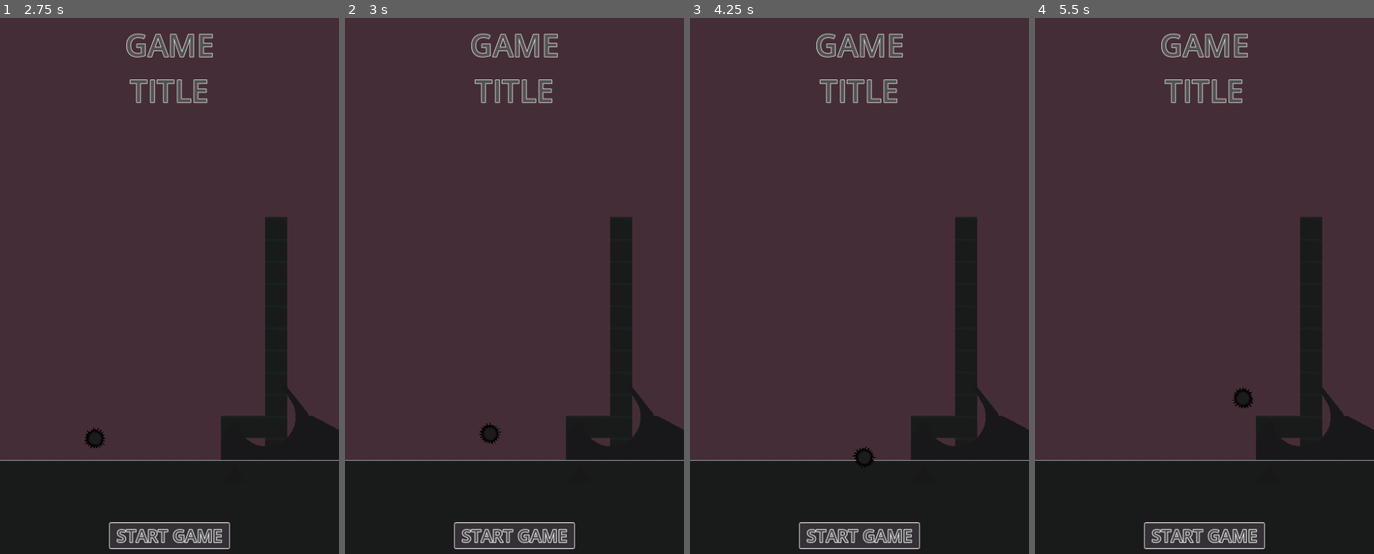
Above: before the commit, frames 1-4 (left to right).
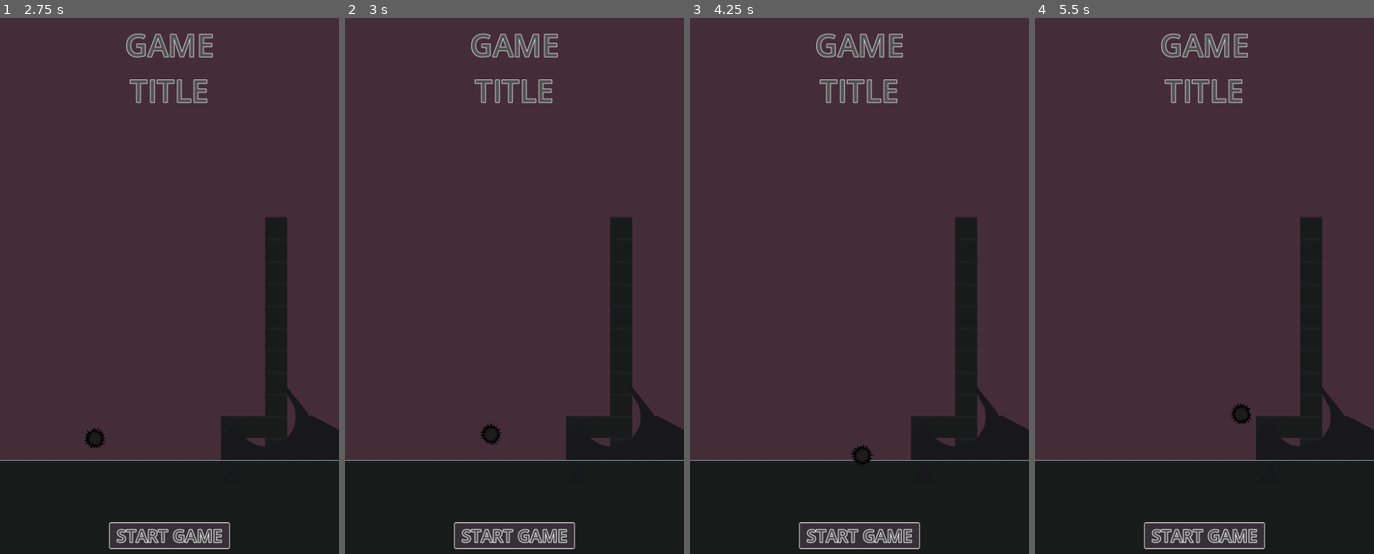
Above: after the commit, the same moments.

Repository: Arctia/42-GameJam
Game: Godot game, scene res://src/UI/title_screen.tscn
Same seed, same stepped clock (60 frames per second), same inputs: the game is played once before the commit and once after it.
Inputs:
- Up to frame 1 (2.75 s): click "START GAME" at 0.5 s; click "START GAME" at 1.25 s; tap Enter at 2 s; hold Right (move_right) from 2.03 s (still down); hold Down (duck) from 2.03 s (still down); tap Space (jump) at 2.27, 2.3, 2.57 s
- Up to frame 2 (3 s): keep holding Right (move_right); release Down (duck) at 2.78 s; tap Space (jump) at 2.85 s
- Up to frame 3 (4.25 s): tap Space (jump) at 3.02, 3.32, 3.8 s; tap Down (duck) at 3.05 s; release Right (move_right) at 3.53 s; hold A (move_left) from 3.53 s (still down); hold Down (duck) from 3.53 s (still down)
- Up to frame 4 (5.5 s): release A (move_left) at 4.28 s; release Down (duck) at 4.28 s; hold Right (move_right) from 4.28 s (still down); tap Down (duck) at 4.35 s; tap Space (jump) at 4.52, 4.82 s; hold Space (jump) from 5.03 s (still down)

Frame 1 is identical in both runs. In frame 2, less than 0.1% of the frame differs, in the area x 39-47%, y 75-80%; in frame 3, less than 0.1%; in frame 4, 0.3%, in the area x 57-65%, y 68-76%.

Commit message:
shape bugs fixes

Diff:
--- a/src/UI/title_screen.tscn
+++ b/src/UI/title_screen.tscn
@@ -27,7 +27,6 @@
 layer_0/tile_data = PackedInt32Array(1179661, 983040, 7, 1048588, 917504, 5, 1114124, 917504, 6, 1179660, 917504, 7, 12 …(323 unchanged characters)…
 
 [node name="ash" parent="Node2D" instance=ExtResource("4_pmvk2")]
-scale = Vector2(0.5, 0.5)
 ACC = 10.0
 MAX_SPEED = 300.0
 JUMP = -400.0
--- a/src/entities/ash.gd
+++ b/src/entities/ash.gd
@@ -14,7 +14,6 @@
 
 @onready var sprite = $Sprite2D
 @onready var collisionShape = $CollisionShape2D
-@onready var collapsedCShape = $CollapsedCollisionShape
 
 @export var ashes_full:float = 100000
 @export var ashes_amount:float = 100000
@@ -45,34 +44,40 @@
 
 
 func jumping(delta) -> void:
-	if not is_on_floor() and is_jumping and not is_on_wall(): velocity.y += gravity * delta
+	if not is_on_floor() and not is_on_wall_only(): velocity.y += gravity * delta
 	elif is_jumping and is_on_wall_only():
 		if velocity.y < 0:
 			velocity.y = 0.
 		velocity.y += gravity/10. * delta
 	else:
 		is_jumping = false
-		collisionShape.set_deferred("disabled", false)
+		collisionShape.set_deferred("scale", Vector2(1., 1.))
 
+	if is_on_wall_only():
+		is_jumping = false
 	if Input.is_action_pressed("jump") and not is_jumping and not is_ducking: #and self.ashes_amount > 0:
-		velocity.y += JUMP/JUMP_FORCE_STEPS
+		if is_on_wall_only():
+			velocity.x += JUMP
+			print(velocity)
+		else:
+			velocity.y += JUMP/JUMP_FORCE_STEPS
 		if abs(velocity.y) > abs(JUMP) - abs(JUMP/JUMP_FORCE_STEPS): is_jumping = true
 		if not collisionShape.disabled:
-			collisionShape.set_deferred("disabled", true)
+			collisionShape.set_deferred("scale", Vector2(0.5, 0.5))
 #		self.ashes_amount -= abs(JUMP) * delta
 #		consume_ashes.emit(self.ashes_amount)
 	elif Input.is_action_just_released("jump"): is_jumping = true
 	if is_jumping:
-		collisionShape.set_deferred("disabled", true)
+		collisionShape.set_deferred("scale", Vector2(0.5, 0.5))
 
 
 func ducking() -> void:
 	if Input.is_action_pressed("duck"):
-		collisionShape.set_deferred("disabled", true)
+		collisionShape.set_deferred("scale", Vector2(0.5, 0.5))
 		is_jumping = true
 	else:
 		if collisionShape.disabled and not is_jumping:
-			collisionShape.set_deferred("disabled", false)
+			collisionShape.set_deferred("scale", Vector2(1., 1.))
 	is_ducking = collisionShape.disabled
 
 
--- a/src/entities/ash.tscn
+++ b/src/entities/ash.tscn
@@ -18,14 +18,12 @@
 shader = ExtResource("1_7el0b")
 shader_parameter/noise = SubResource("NoiseTexture2D_skocy")
 
-[sub_resource type="CircleShape2D" id="CircleShape2D_bunyr"]
-radius = 8.0
-
 [sub_resource type="CircleShape2D" id="CircleShape2D_hmren"]
 custom_solver_bias = 1.0
 radius = 28.0
 
 [node name="ash" type="CharacterBody2D"]
+scale = Vector2(0.5, 0.5)
 floor_stop_on_slope = false
 script = ExtResource("1_ekyna")
 
@@ -35,9 +33,6 @@
 
 [node name="Sprite2D2" type="Sprite2D" parent="."]
 
-[node name="CollapsedCollisionShape" type="CollisionShape2D" parent="."]
-shape = SubResource("CircleShape2D_bunyr")
-
 [node name="CollisionShape2D" type="CollisionShape2D" parent="."]
 shape = SubResource("CircleShape2D_hmren")
 
Not shown: 1 places in src/entities/ash.tscn that only renumber resources
